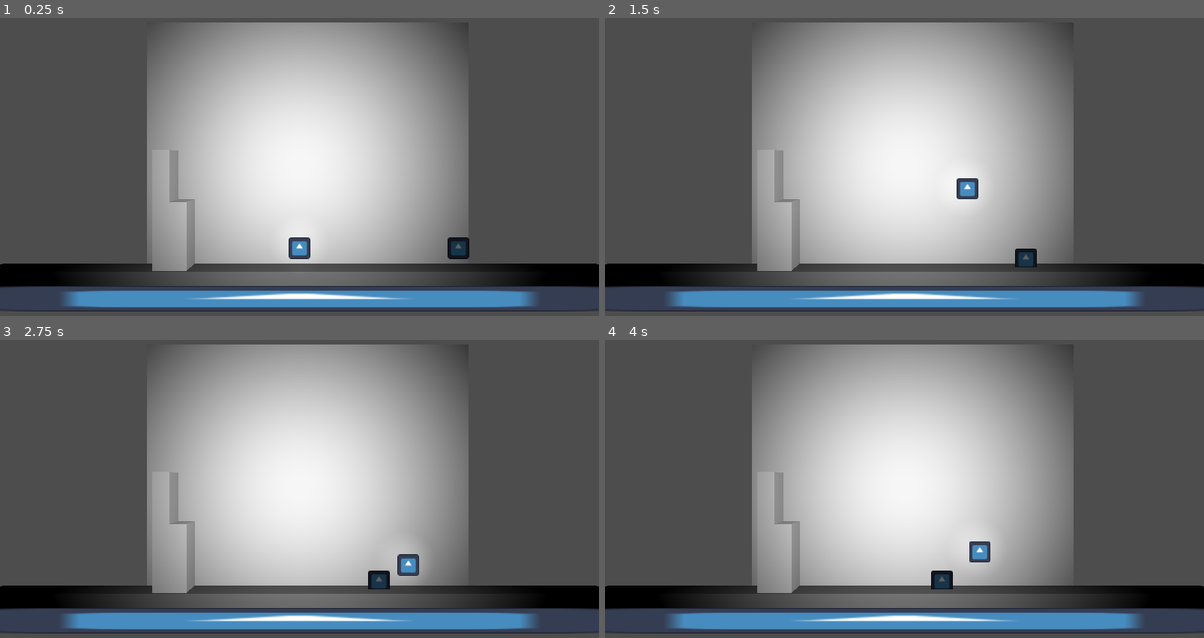
Above: before the commit, frames 1-4 (two rows, left to right).
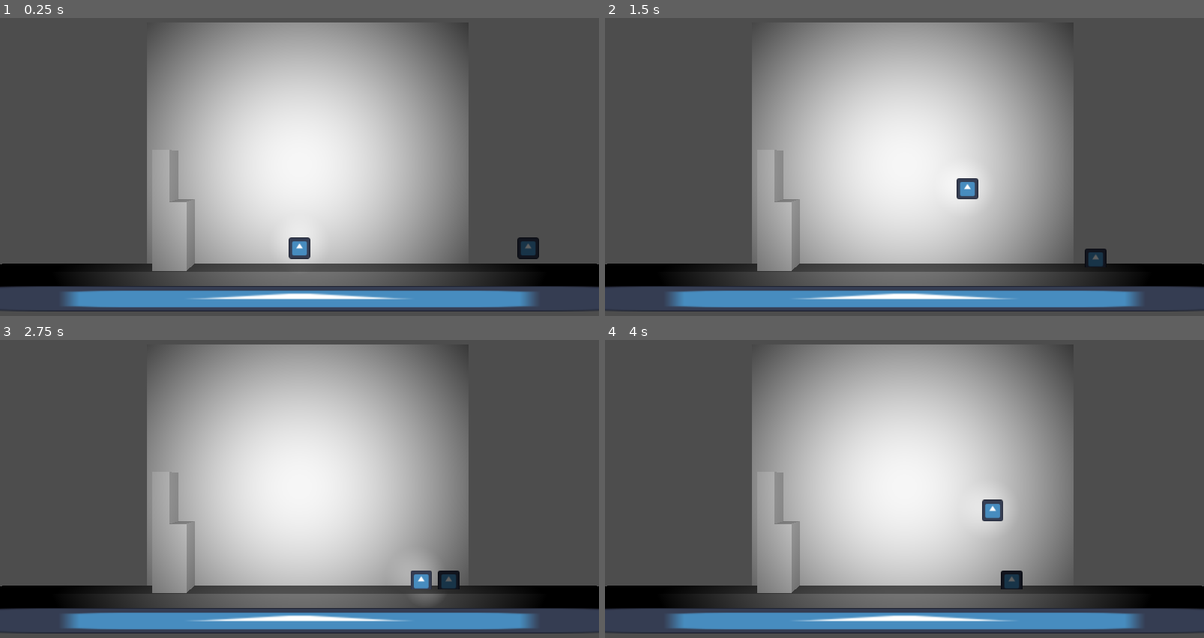
Above: after the commit, the same moments.

Repository: Dolphcode/ggj-2024
Game: Godot game, scene res://Scenes/game.tscn
Same seed, same stepped clock (60 frames per second), same inputs: the game is played once before the commit and once after it. The engine's default icon, where the game draws it, is replaced by a stand-in: a white triangle on a blue panel in a dark square.
Inputs:
- Up to frame 1 (0.25 s): no input
- Up to frame 2 (1.5 s): tap Enter (ui_accept) at 0.5, 0.77 s; hold Right (ui_right) 0.53-1.28 s; hold Down (ui_down) from 1.28 s (still down)
- Up to frame 3 (2.75 s): tap Enter (ui_accept) at 1.52 s; release Down (ui_down) at 2.03 s; hold Right (ui_right) from 2.03 s (still down)
- Up to frame 4 (4 s): release Right (ui_right) at 2.78 s; hold Up (ui_up) 2.78-3.53 s; tap Enter (ui_accept) at 3.02, 3.77 s; hold Left (ui_left) from 3.53 s (still down)

The runs differ from the first frame. In frame 1, 0.5% of the frame differs, in the area x 74-90%, y 73-81%; in frame 2, 0.4%; in frame 3, 0.9%; in frame 4, 1.0%, in the area x 54-70%, y 53-84%.

Commit message:
Fix errors

Diff:
--- a/Scenes/game.tscn
+++ b/Scenes/game.tscn
@@ -19,7 +19,7 @@
 transform = Transform3D(1, 0, 0, 0, 1, 0, 0, 0, 1, 0, 1, 0)
 
 [node name="ParentEnemy" parent="." instance=ExtResource("3_7yumb")]
-transform = Transform3D(1, 0, 0, 0, 1, 0, 0, 0, 1, 9.43053, 1, 0)
+transform = Transform3D(1, 0, 0, 0, 1, 0, 0, 0, 1, 13.5875, 1, 0)
 
 [node name="StagePlatform" parent="." instance=ExtResource("4_hrlmn")]
 transform = Transform3D(1, 0, 0, 0, 1, 0, 0, 0, 1, -9, 0, -1.56296)
--- a/Scenes/player.tscn
+++ b/Scenes/player.tscn
@@ -3,15 +3,15 @@
 [ext_resource type="Script" path="res://Scripts/player.gd" id="1_3nl1r"]
 [ext_resource type="Texture2D" uid="uid://dli8ao3tpwxb2" path="res://Assets/icon.svg" id="2_276co"]
 
-[sub_resource type="BoxShape3D" id="BoxShape3D_12d01"]
+[sub_resource type="BoxShape3D" id="BoxShape3D_xfrij"]
 
 [node name="Player" type="CharacterBody3D"]
 collision_layer = 2
-collision_mask = 29
+collision_mask = 17
 script = ExtResource("1_3nl1r")
 
 [node name="CollisionShape3D" type="CollisionShape3D" parent="."]
-shape = SubResource("BoxShape3D_12d01")
+shape = SubResource("BoxShape3D_xfrij")
 
 [node name="Sprite3D" type="Sprite3D" parent="."]
 texture = ExtResource("2_276co")
